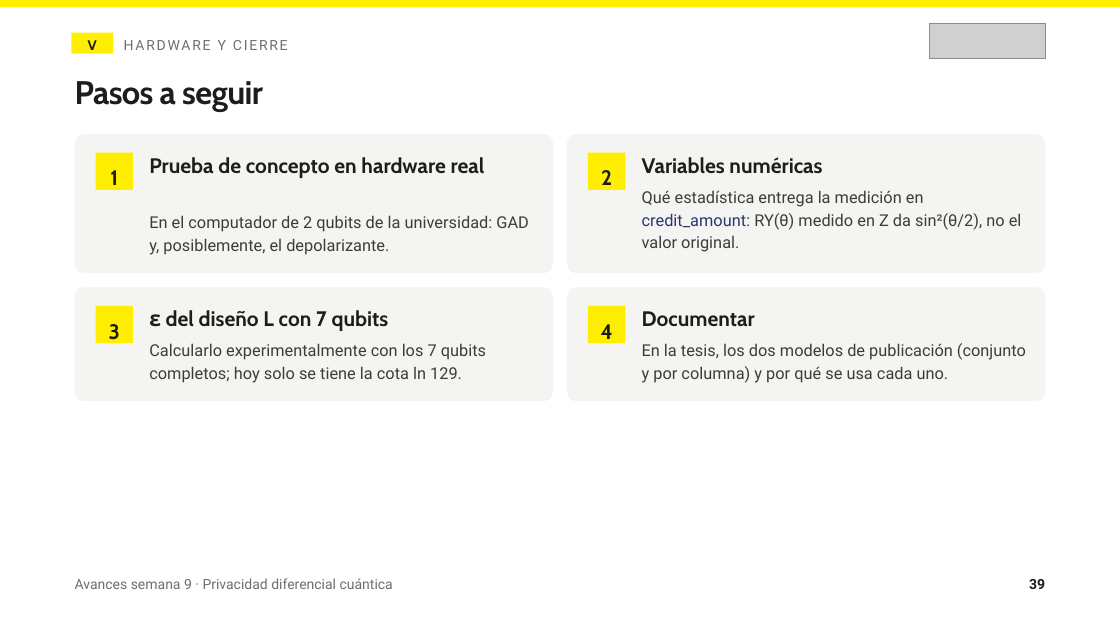
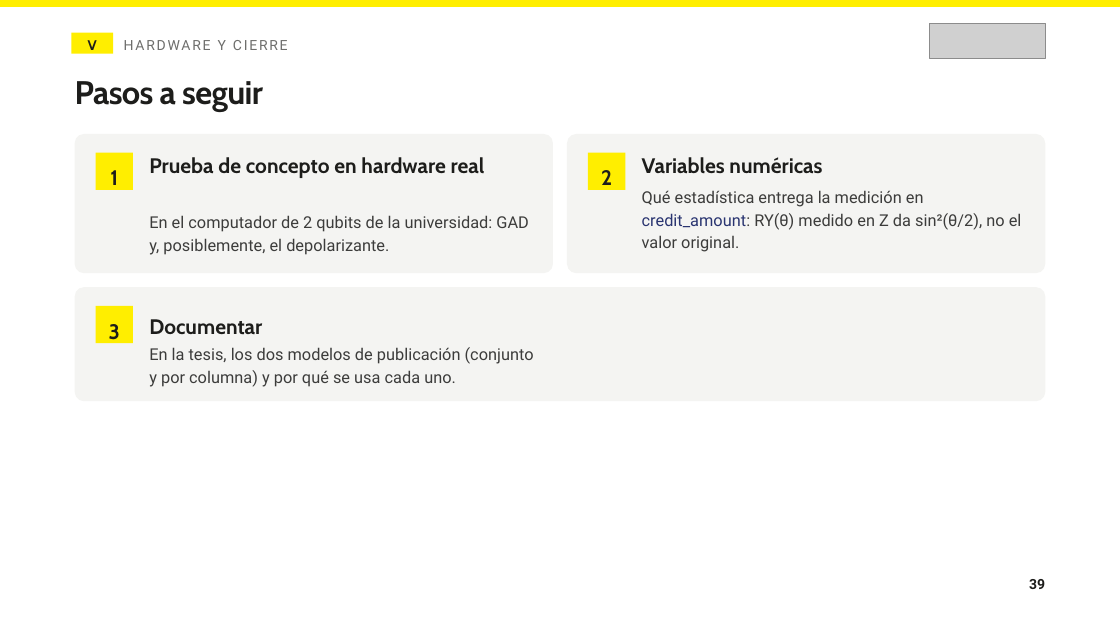
Before and after one commit to tomasSiSa18/TesisPregrado, a slide deck: slide 39 of PresentacionSemana10/Avances semana 10.pptx. Drawn at 1120x630 pixels with LibreOffice and Linux fonts; fonts in the diff are those of the drawing; grey boxes stand for pictures. Boxes give left, top, right and bottom in pixels: in the first picture for what was removed or moved away, otherwise in the second. Text is boxed around its words. In the diff, an @@ line names an element or a change of style, - is before the commit and + after.

```diff
--- a/PresentacionSemana10/Avances semana 10.pptx
+++ b/PresentacionSemana10/Avances semana 10.pptx
@@ rounded rectangle resized from (x1=567, y1=287, x2=1045, y2=402) to (x1=75, y1=287, x2=1046, y2=402) @@
@@ rounded rectangle removed at (x1=75, y1=287, x2=553, y2=402) @@
@@ text "Documentar" moved from (x1=642, y1=311, x2=755, y2=327) to (x1=149, y1=319, x2=262, y2=335) @@
@@ text removed at (x1=149, y1=310, x2=389, y2=331) @@
-ε del diseño L con 7 qubits
@@ rectangle removed at (x1=588, y1=306, x2=625, y2=343) @@
-4
@@ text "En la tesis, los dos ..." moved from (x1=642, y1=343, x2=1026, y2=383) to (x1=149, y1=347, x2=534, y2=387) @@
@@ text removed at (x1=149, y1=343, x2=486, y2=383) @@
-Calcularlo experimentalmente con los 7 qubits completos; hoy solo se tiene la cota ln 129.
@@ text removed at (x1=75, y1=578, x2=393, y2=589) @@
-Avances semana 9 · Privacidad diferencial cuántica
```
Also in this commit, not shown: 37 other slides changed.
